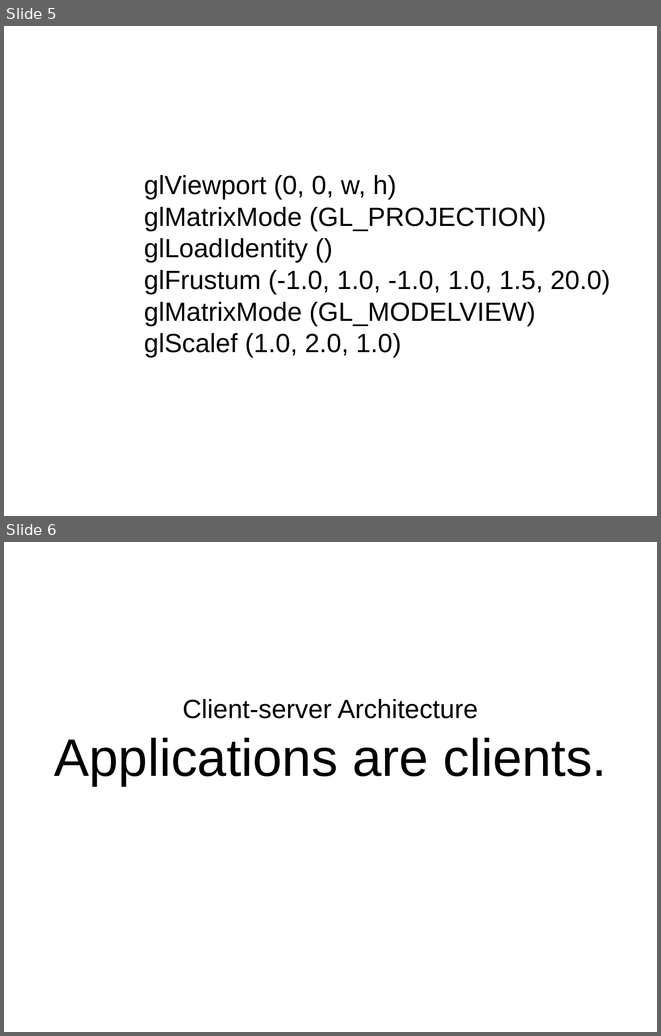
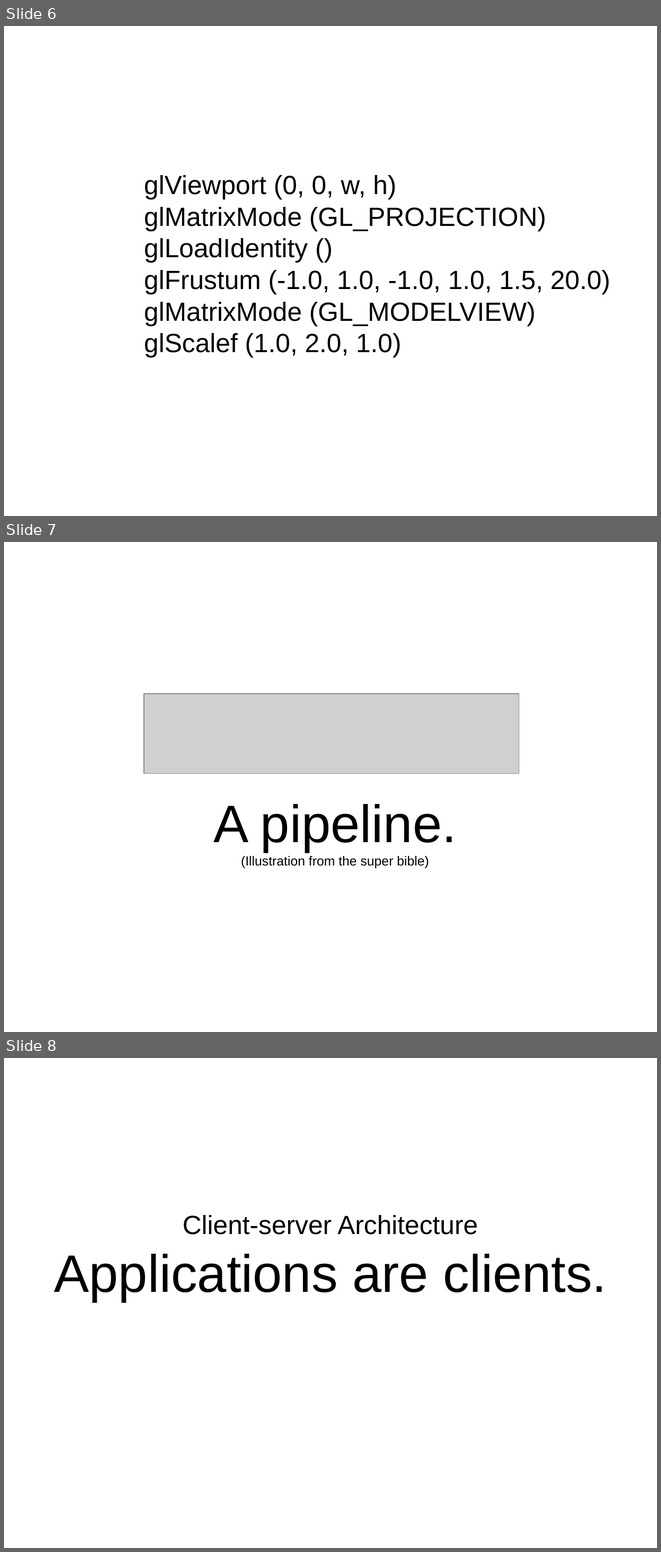
Before and after one commit to plumenator/code, a slide deck: opengl/tutorial/OpenGL Tutorial.odp. Shown one above the other, each under a label of ours: slides 5 and 6 before the commit, slides 6, 7 and 8 after it. The pictures are 661x1036 and 661x1552 pixels, drawn with LibreOffice and Linux fonts; fonts in the diff are those of the drawing; grey boxes stand for pictures. Boxes give left, top, right and bottom in pixels: in the first picture for what was removed or moved away, otherwise in the second. Text is boxed around its words. In the diff, an @@ line names an element or a change of style, - is before the commit and + after.

```diff
--- a/opengl/tutorial/OpenGL Tutorial.odp
+++ b/opengl/tutorial/OpenGL Tutorial.odp
@@ slide 7 added at [4,542,657,1032], background #FFFFFF @@
@@ picture added at [144,694,519,774] @@
@@ subtitle added at [214,804,457,868], 16 pt, text #000000 @@
+A pipeline.
+(Illustration from the super bible)
@@ what was slide 5 is now slide 6 @@
@@ what was slide 6 is now slide 8 @@
```
Also in this commit, not shown: 1 slide changed, 5 other slides added, 1 slide removed.
